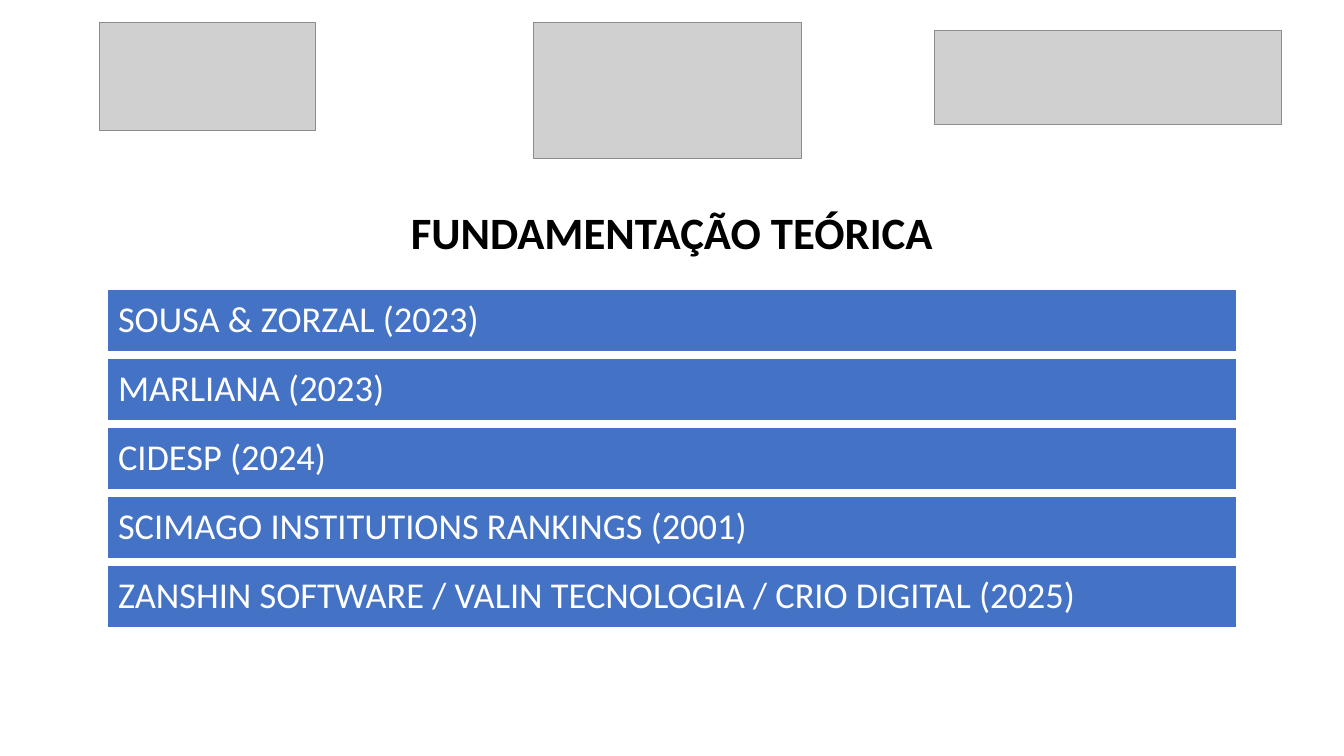
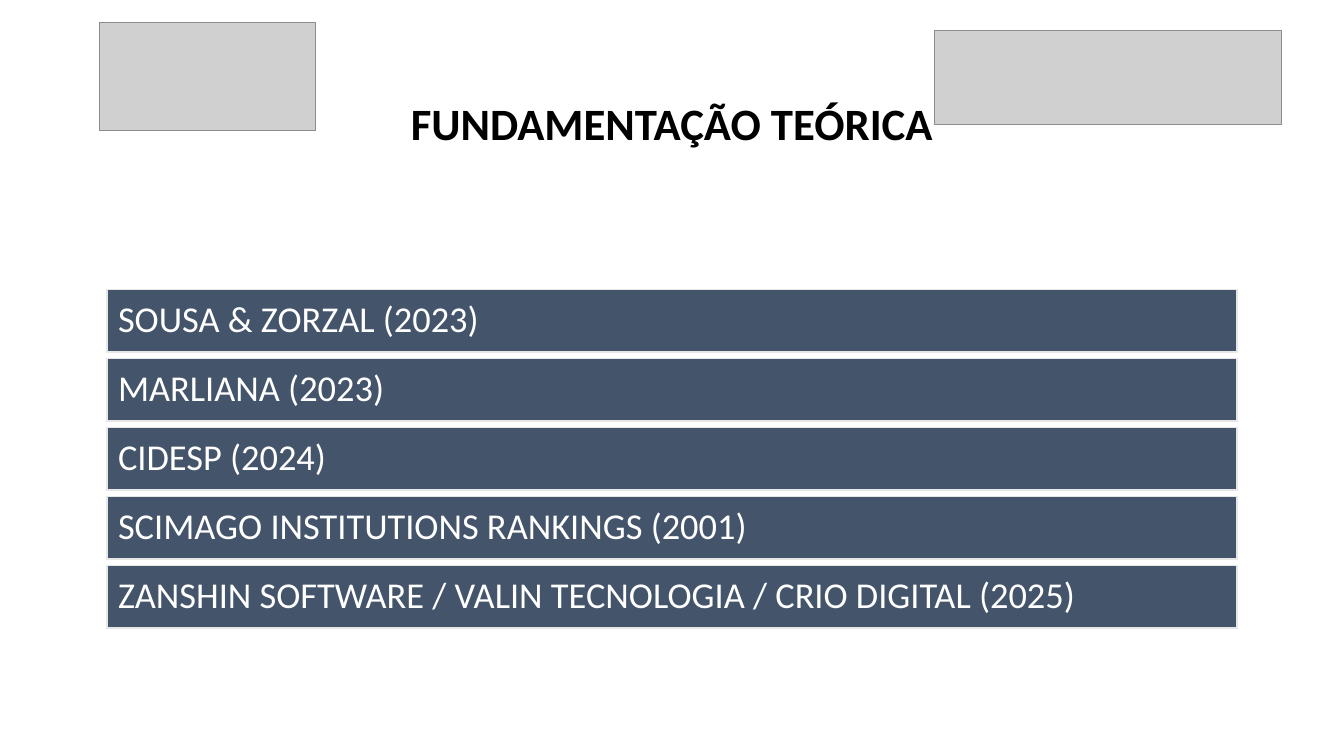
Before and after one commit to luanmenezesx/TCC-CCB, a slide deck: slide 5 of Modelo slides apresentação TCC.pptx. Drawn at 1344x756 pixels with LibreOffice and Linux fonts; fonts in the diff are those of the drawing; grey boxes stand for pictures. Boxes give left, top, right and bottom in pixels: in the first picture for what was removed or moved away, otherwise in the second. Text is boxed around its words. In the diff, an @@ line names an element or a change of style, - is before the commit and + after.

```diff
--- a/Modelo slides apresentação TCC.pptx
+++ b/Modelo slides apresentação TCC.pptx
@@ picture removed at (x1=533, y1=23, x2=802, y2=159) @@
@@ title "FUNDAMENTAÇÃO TEÓRICA" moved from (x1=411, y1=212, x2=933, y2=257) to (x1=411, y1=103, x2=933, y2=148) @@
@@ fill #4472C4 to #44546A; outline #FFFFFF 1 pt to #E7E6E6 1 pt in 5 elements at (x1=107, y1=289, x2=1237, y2=352), (x1=107, y1=359, x2=1237, y2=421), (x1=107, y1=427, x2=1237, y2=490), (x1=107, y1=497, x2=1237, y2=560), (x1=107, y1=566, x2=1237, y2=628) @@
```
Also in this commit, not shown: 9 other slides changed, 7 slides added, 3 slides removed, 13 other files.
